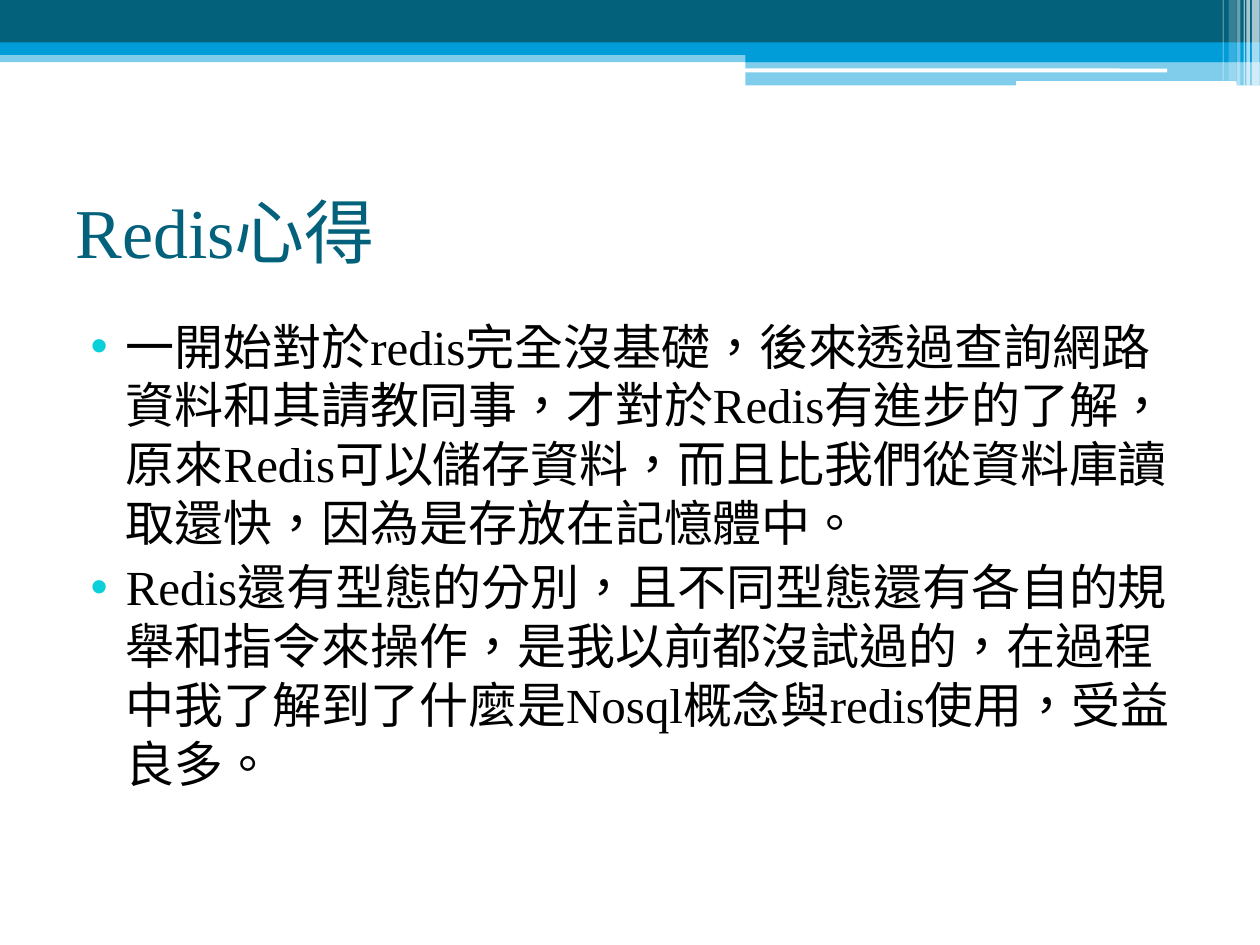
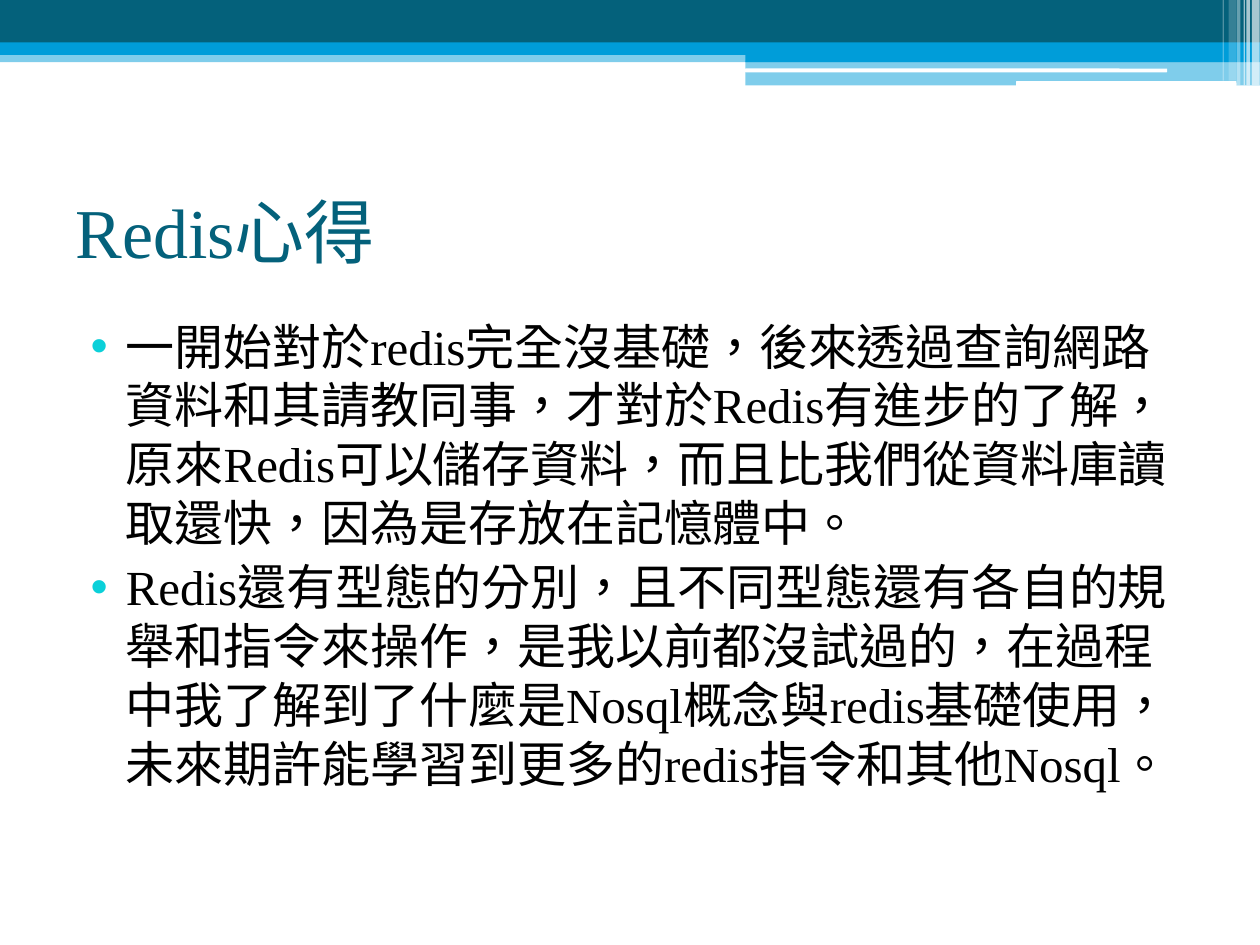
Before and after one commit to family2099/ReadSoccerData, a slide deck: slide 22 of 爬蟲與redis.pptx. Drawn at 1260x945 pixels with LibreOffice and Linux fonts; fonts in the diff are those of the drawing. Boxes give left, top, right and bottom in pixels: in the first picture for what was removed or moved away, otherwise in the second. Text is boxed around its words. In the diff, an @@ line names an element or a change of style, - is before the commit and + after.

Commit message:
加入redis指令與小修改

```diff
--- a/爬蟲與redis.pptx
+++ b/爬蟲與redis.pptx
@@ text at (x1=126, y1=567, x2=1170, y2=793): text changed @@
-• Redis還有型態的分別，且不同型態還有各自的規舉和指令來操作，是我以前都沒試過的，在過程中我了解到了什麼是Nosql概念與redis使用，受益良多。
+• Redis還有型態的分別，且不同型態還有各自的規舉和指令來操作，是我以前都沒試過的，在過程中我了解到了什麼是Nosql概念與redis基礎使用，未來期許能學習到更多的redis指令和其他Nosql。
```
Also in this commit, not shown: 7 other slides changed.
